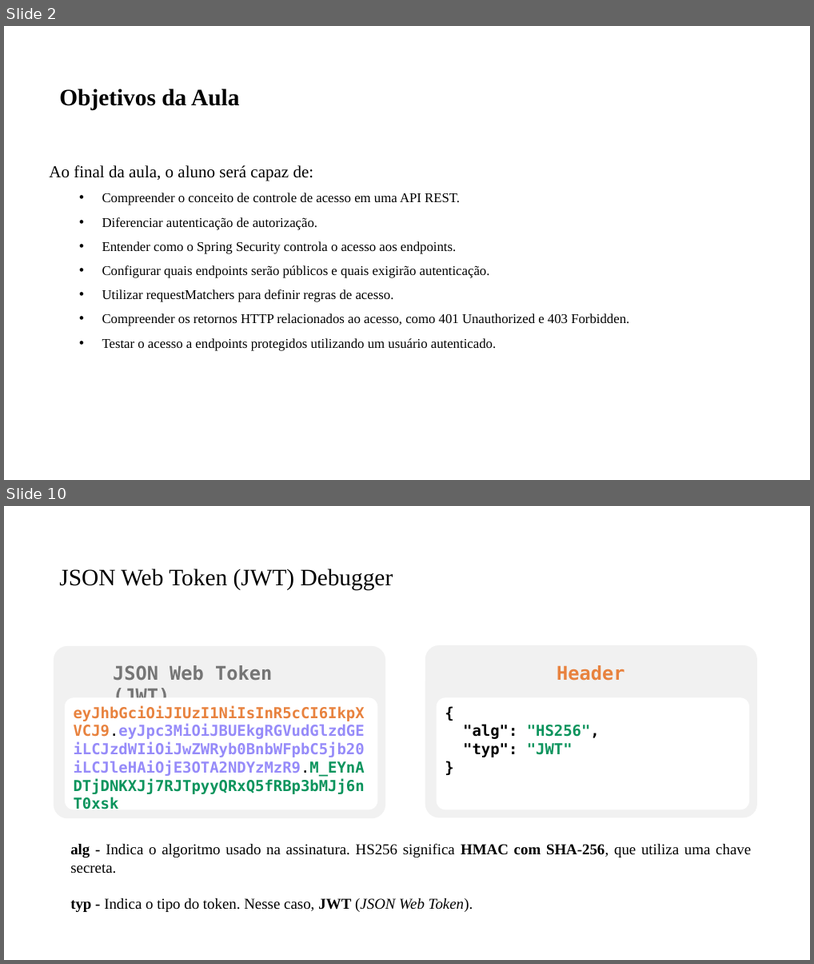
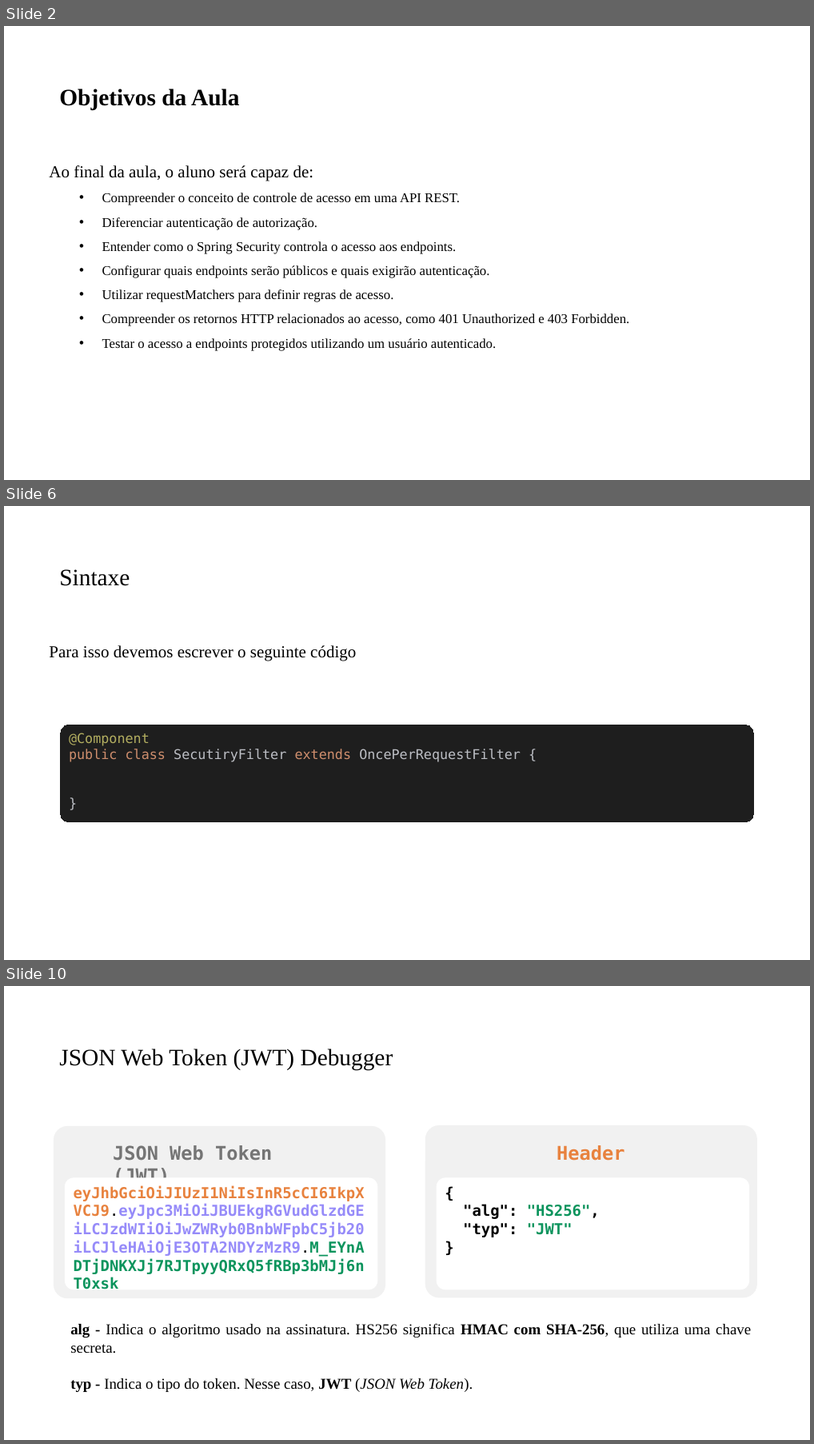
Before and after one commit to PedroMiho/UMC, a slide deck: engenharia-software/software-corporativo/boas-praticas/aula-08-controle-acesso/spring-security.pptx. Shown one above the other, each under a label of ours: slides 2 and 10 before the commit, slides 2, 6 and 10 after it; the slides between them are not shown. The pictures are 814x964 and 814x1444 pixels, drawn with LibreOffice and Linux fonts; fonts in the diff are those of the drawing; background and template pictures are left out. Boxes give left, top, right and bottom in pixels: in the first picture for what was removed or moved away, otherwise in the second. Text is boxed around its words. In the diff, an @@ line names an element or a change of style, - is before the commit and + after.

```diff
--- a/engenharia-software/software-corporativo/boas-praticas/aula-08-controle-acesso/spring-security.pptx
+++ b/engenharia-software/software-corporativo/boas-praticas/aula-08-controle-acesso/spring-security.pptx
@@ slide 6 added at [4, 506, 810, 960], background #FFFFFF @@
@@ title added at [59, 569, 130, 586], 28 pt, text #000000 @@
+Sintaxe
@@ text added at [49, 645, 356, 661], 20 pt, text #000000 @@
+Para isso devemos escrever o seguinte código
@@ rounded rectangle added at [61, 725, 754, 822], fill #1E1E1E, outline #1E1E1E 0.75 pt, 16 pt, text #BCBEC4 @@
+@Component
+public class SecutiryFilter extends OncePerRequestFilter {
+}
```
Also in this commit, not shown: 1 slide changed, 5 other slides added, 22 slides removed, 24 other files.
